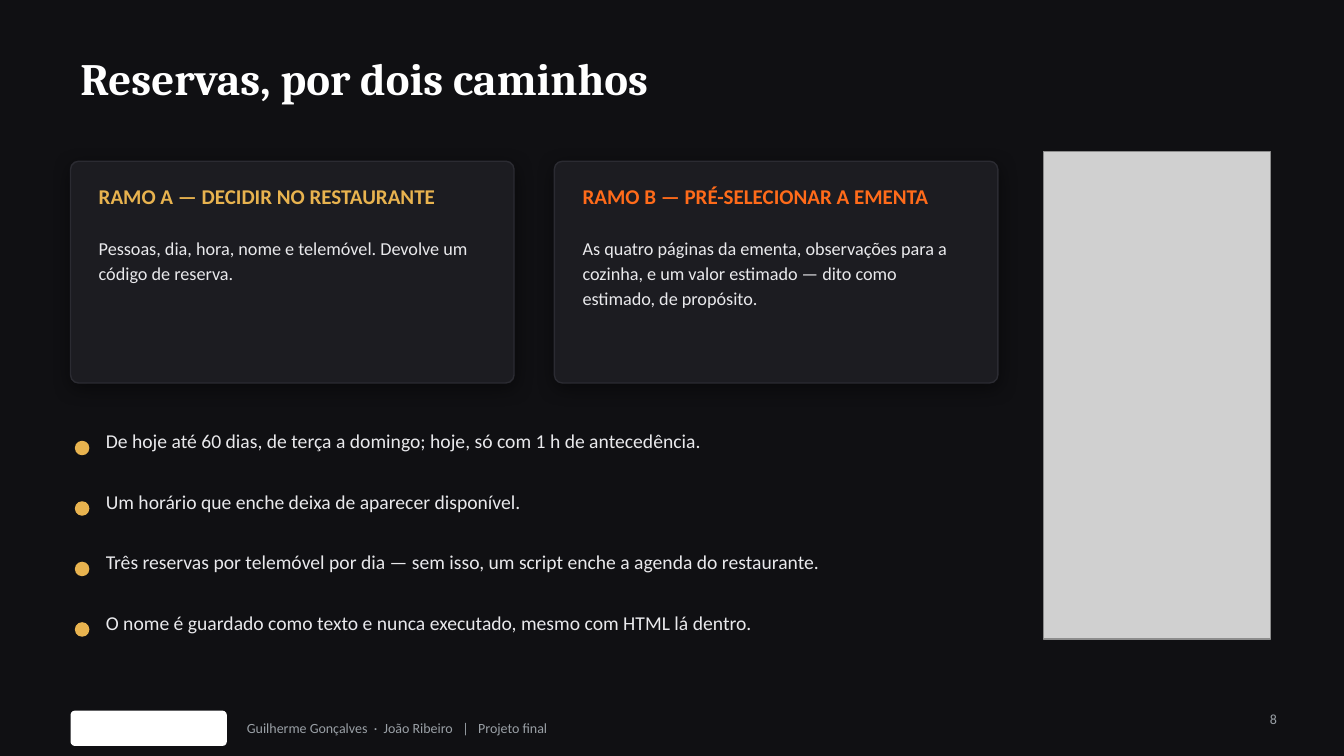
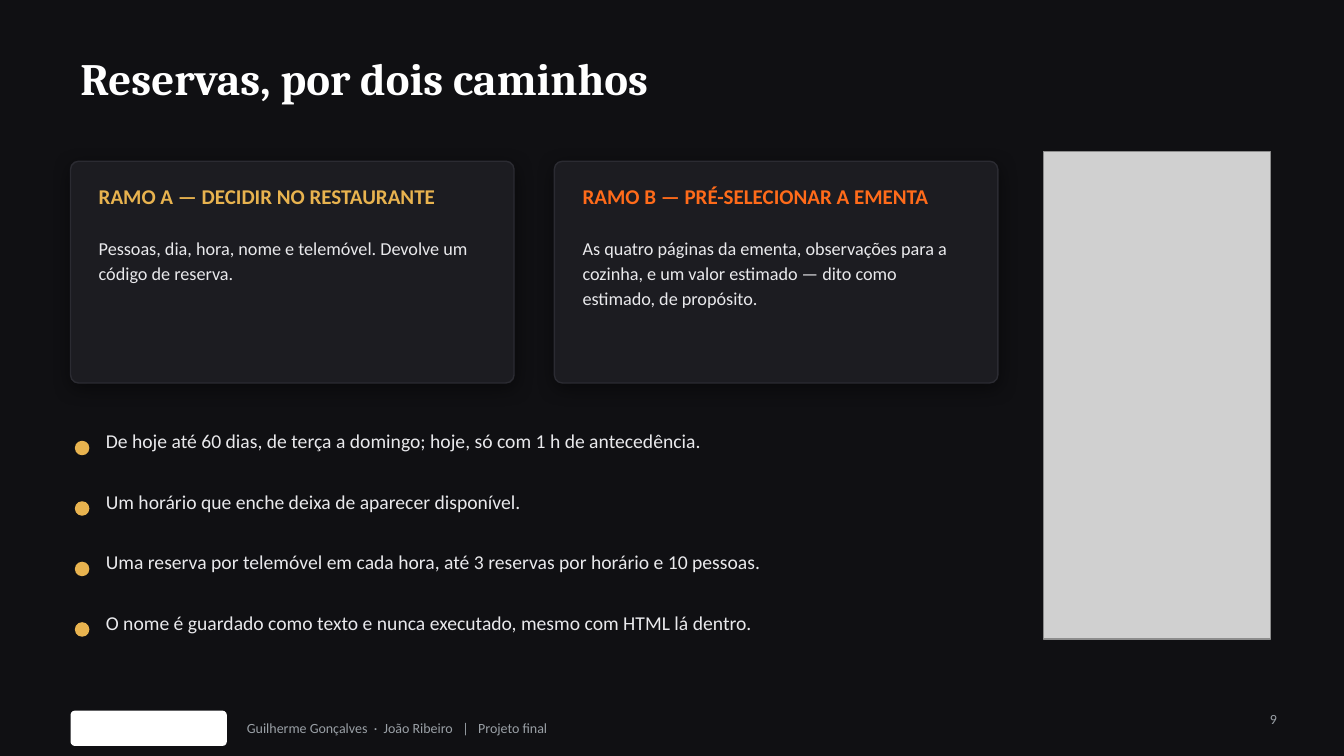
Before and after one commit to Azulindo/Projeto-Final, a slide deck: slide 9 of docs/apresentacao.pptx (slide 8 before the commit). Drawn at 1344x756 pixels with LibreOffice and Linux fonts; fonts in the diff are those of the drawing; grey boxes stand for pictures; background and template pictures are left out. Boxes give left, top, right and bottom in pixels: in the first picture for what was removed or moved away, otherwise in the second. Text is boxed around its words. In the diff, an @@ line names an element or a change of style, - is before the commit and + after.

```diff
--- a/docs/apresentacao.pptx
+++ b/docs/apresentacao.pptx
@@ text at bbox=[106, 555, 760, 572]: text changed @@
-Três reservas por telemóvel por dia — sem isso, um script enche a agenda do restaurante.
+Uma reserva por telemóvel em cada hora, até 3 reservas por horário e 10 pessoas.
@@ page number at bbox=[1270, 715, 1277, 724]: text changed @@
-8
+9
```
Also in this commit, not shown: 2 other slides changed, 2 slides added, 1 other file.
